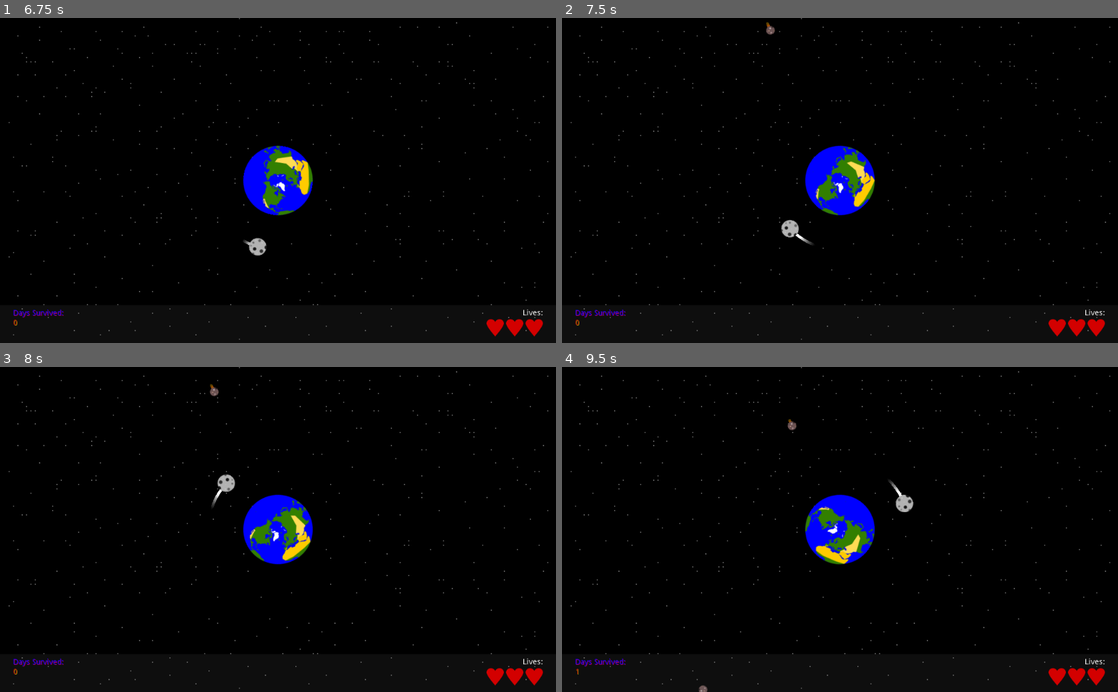
Above: before the commit, frames 1-4 (two rows, left to right).
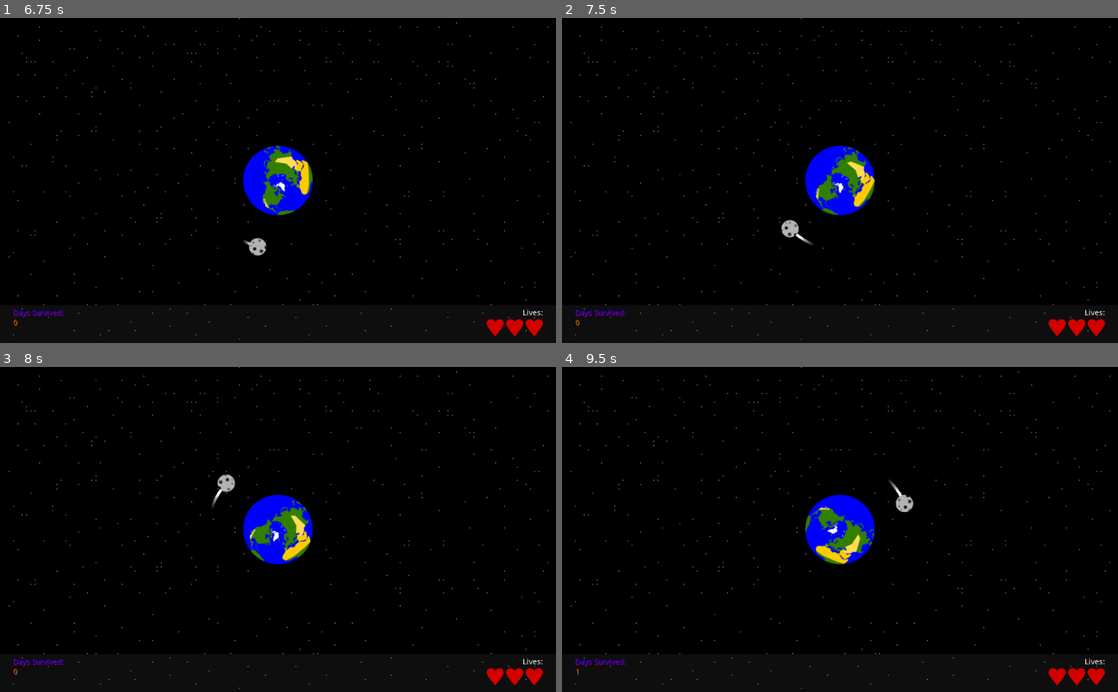
Above: after the commit, the same moments.

Repository: kreivi/Kuumela
Game: Godot game, scene res://main/main.tscn
Same seed, same stepped clock (60 frames per second), same inputs: the game is played once before the commit and once after it.
Inputs:
- Up to frame 1 (6.75 s): click "New Game" at 0.5 s; hold D (clockwise) 1.28-2.03 s; tap A (counter_clockwise) every 1.5 s from 2.1 to 6.6 s; hold D (clockwise) 2.78-3.53 s; hold D (clockwise) 4.28-5.03 s; hold D (clockwise) 5.78-6.53 s
- Up to frame 2 (7.5 s): hold D (clockwise) from 7.28 s (still down)
- Up to frame 3 (8 s): keep holding D (clockwise)
- Up to frame 4 (9.5 s): release D (clockwise) at 8.03 s; tap A (counter_clockwise) at 8.1 s; hold D (clockwise) from 8.78 s (still down)

Frame 1 is identical in both runs. In frame 2, less than 0.1% of the frame differs, in the area x 36-39%, y 1-6%; in frame 3, less than 0.1%; in frame 4, less than 0.1%, in the area x 24-43%, y 16-100%.

Commit message:
Difficulty ramps up over time

Diff:
--- a/main/main.gd
+++ b/main/main.gd
@@ -26,6 +26,8 @@
 func _on_ScoreTimer_timeout():
 	score += 1
 	$GUI.set_score(score)
+	if (score % 2 == 0):
+		$World.rampup_difficulty()
 
 
 func _on_World_deduct_life():
--- a/world/world.gd
+++ b/world/world.gd
@@ -1,7 +1,12 @@
 extends Node
 
 export (PackedScene) var Asteroid
+
 signal deduct_life
+
+var difficulty_factor = 1
+
+var scatter = Vector2.ZERO
 
 func _ready():
 	randomize()
@@ -9,11 +14,21 @@
 func new_game():
 	$Earth.visible = true
 	$AsteroidSpawner.start()
+	calc_difficulty()
 
 func game_over():
 	get_tree().call_group('asteroids', 'queue_free')
 	$AsteroidSpawner.stop()
 	$Earth.visible = false
+	difficulty_factor = 1
+
+func calc_difficulty():
+	var colSize = $Earth/EarthCollision.get_viewport_rect().size
+	scatter = colSize * (1 / difficulty_factor) * .5
+	var newWait = 1 - (difficulty_factor * 0.1)
+	$AsteroidSpawner.wait_time = max(newWait, 0.05)
+
+
 
 func spawn_asteroid():
 	# Pick random point to spawn asteroid from
@@ -22,15 +37,18 @@
 	var asteroid = Asteroid.instance()
 	add_child(asteroid)
 	asteroid.position = $AsteroidPath/AsteroidSpawnLocation.position
-	var dir = ($Earth.position - asteroid.position).normalized()
+	var scatterPos = Vector2(rand_range(scatter.x, -scatter.x), rand_range(scatter.y, -scatter.y))
+	var dir = (($Earth.position + scatterPos)  - asteroid.position).normalized()
 	asteroid.rotation = dir.angle()
 	asteroid.linear_velocity = Vector2(rand_range(asteroid.min_speed, asteroid.max_speed), 0)
 	asteroid.linear_velocity = asteroid.linear_velocity.rotated(dir.angle())
 
-
 func _on_AsteroidSpawner_timeout():
 	spawn_asteroid()
 
-
 func _on_Earth_hit():
 	emit_signal("deduct_life")
+
+func rampup_difficulty():
+	difficulty_factor += 1
+	calc_difficulty()
